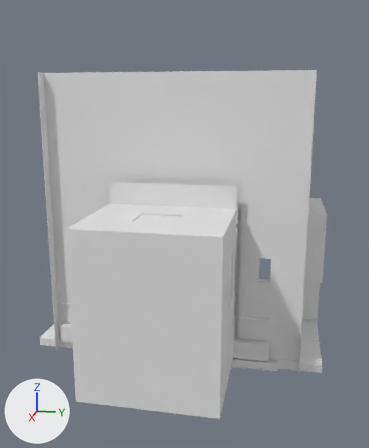
Before and after pictures for a commit that changed the Blender file Models/entryway.blend.
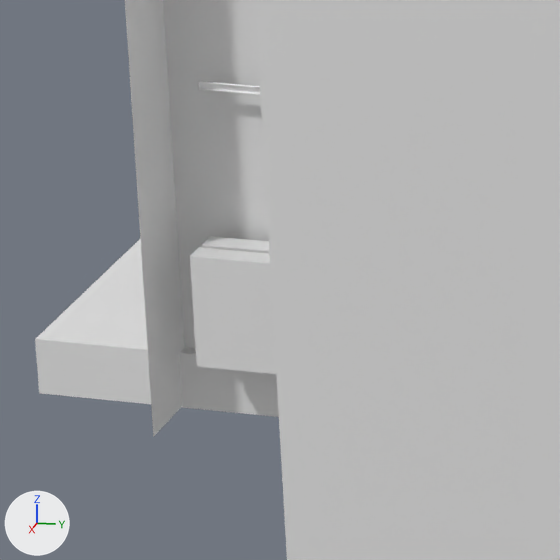
The first picture shows the older version from a camera (50 mm lens) standing at (10.11, 1.45, 2.34) and looking at (0.75, -0.42, 0.0). The close-ups show both versions on the part from 9% to 30% of the width and 65% to 82% of the height of that picture; other places that the commit changed are outside them. The lights are fixed; the arrows at lower left show +X, +Y and +Z.

Before the edit, the objects in view are built like this:
```python
me_cube_007 = bpy.data.meshes.new('Cube.007')
me_cube_007.from_pydata(...)  # 16 vertices, 16 faces; spans x -1.16..1.0, y -1.0..1.0, z -1.0..0.94
me_cube_029 = bpy.data.meshes.new('Cube.029')
me_cube_029.from_pydata([(0.09, -0.95, 0.01), (0.09, 0.95, -0.01), (-0.09, 0.95, 0.01), (-0.09, 0.95, -0.01), (-0.09, -0.95, 0.01), (-0.09, -0.95, -0.01), (0.09, -0.95, -0.01), (0.09, 0.95, 0.01)], [], [(4, 5, 6, 0), (5, 3, 1, 6), (3, 2, 7, 1), (1, 7, 0, 6), (2, 4, 0, 7)])
me_cube_029.materials.append(mat_elevator_metallic)  # white #ffffff
me_cube_043 = bpy.data.meshes.new('Cube.043')
me_cube_043.from_pydata(...)  # a box spanning x -1.0..1.0, y -1.0..1.0, z -1.0..1.0
ob_elevator_door_bottom_metallic_panel_002 = bpy.data.objects.new('elevator_door_bottom_metallic_panel.002', me_cube_043)
ob_elevator_door_bottom_metallic_panel_002.location = (3.535, -1.24, -1.051)
ob_elevator_door_bottom_metallic_panel_002.scale = (0.0215, -0.473, 0.121)
ob_elevator_door_bottom_metallic_panel_003 = bpy.data.objects.new('elevator_door_bottom_metallic_panel.003', me_cube_043)
ob_elevator_door_bottom_metallic_panel_003.location = (3.589, -1.24, -1.051)
ob_elevator_door_bottom_metallic_panel_003.scale = (0.0215, -0.473, 0.121)
ob_elevator_door_metallic_line_001 = bpy.data.objects.new('elevator_door_metallic_line.001', me_cube_029)
ob_elevator_door_metallic_line_001.location = (3.519, -1.239, -0.6)
ob_elevator_door_metallic_line_001.scale = (-0.041, -0.498, 1.14)
ob_right_wall = bpy.data.objects.new('right_wall', me_cube_007)
ob_right_wall.location = (0.093, -1.958, 0.734)
ob_right_wall.scale = (3.55, 0.158, 2.05)
# also in view: 'front_wall' at (3.43, -0.03, 0.71); 'floor1' at (2.0, -0.03, -1.26); 'elevator' at (4.33, -0.02, -0.05)
```
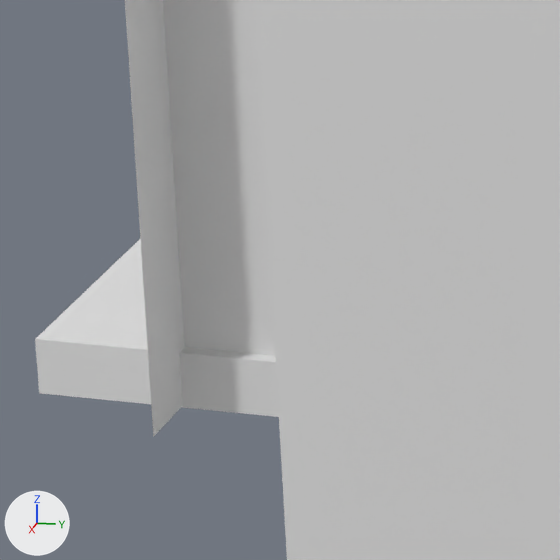
Boxes [x1, y1, x2, y2] around the edits, measured in the close-ups (560 x 560 px):
'elevator_door_bottom_metallic_panel.003', moved (not visible afterwards): before [190, 247, 276, 374]
'elevator_door_bottom_metallic_panel.002', moved (not visible afterwards): before [201, 236, 270, 254]
'elevator_door_metallic_line.001', moved (not visible afterwards): before [199, 81, 260, 94]

Diff of the bpy script that builds the scene:
```diff
--- a/Models/entryway.blend.py
+++ b/Models/entryway.blend.py
@@ ob_elevator_door_bottom_metallic_panel_002 @@
 ob_elevator_door_bottom_metallic_panel_002 = bpy.data.objects.new('elevator_door_bottom_metallic_panel.002', me_cube_043)
-ob_elevator_door_bottom_metallic_panel_002.location = (3.535, -1.24, -1.051)
+ob_elevator_door_bottom_metallic_panel_002.location = (3.535, -0.574, -1.051)
 ob_elevator_door_bottom_metallic_panel_002.scale = (0.0215, -0.473, 0.121)
@@ ob_elevator_door_bottom_metallic_panel_003 @@
 ob_elevator_door_bottom_metallic_panel_003 = bpy.data.objects.new('elevator_door_bottom_metallic_panel.003', me_cube_043)
-ob_elevator_door_bottom_metallic_panel_003.location = (3.589, -1.24, -1.051)
+ob_elevator_door_bottom_metallic_panel_003.location = (3.589, -0.574, -1.051)
 ob_elevator_door_bottom_metallic_panel_003.scale = (0.0215, -0.473, 0.121)
@@ ob_elevator_door_metallic_line_001 @@
 ob_elevator_door_metallic_line_001 = bpy.data.objects.new('elevator_door_metallic_line.001', me_cube_029)
-ob_elevator_door_metallic_line_001.location = (3.519, -1.239, -0.6)
+ob_elevator_door_metallic_line_001.location = (3.519, -0.573, -0.6)
 ob_elevator_door_metallic_line_001.scale = (-0.041, -0.498, 1.14)
```
